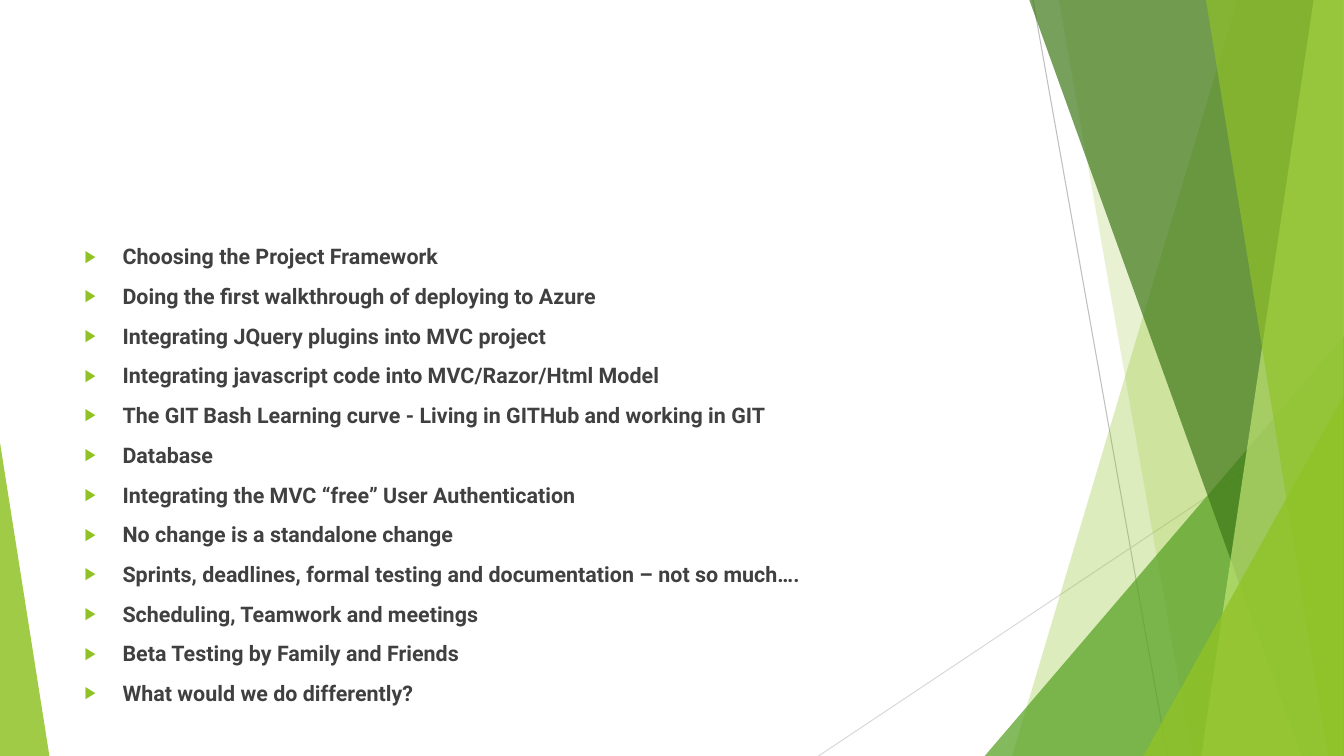
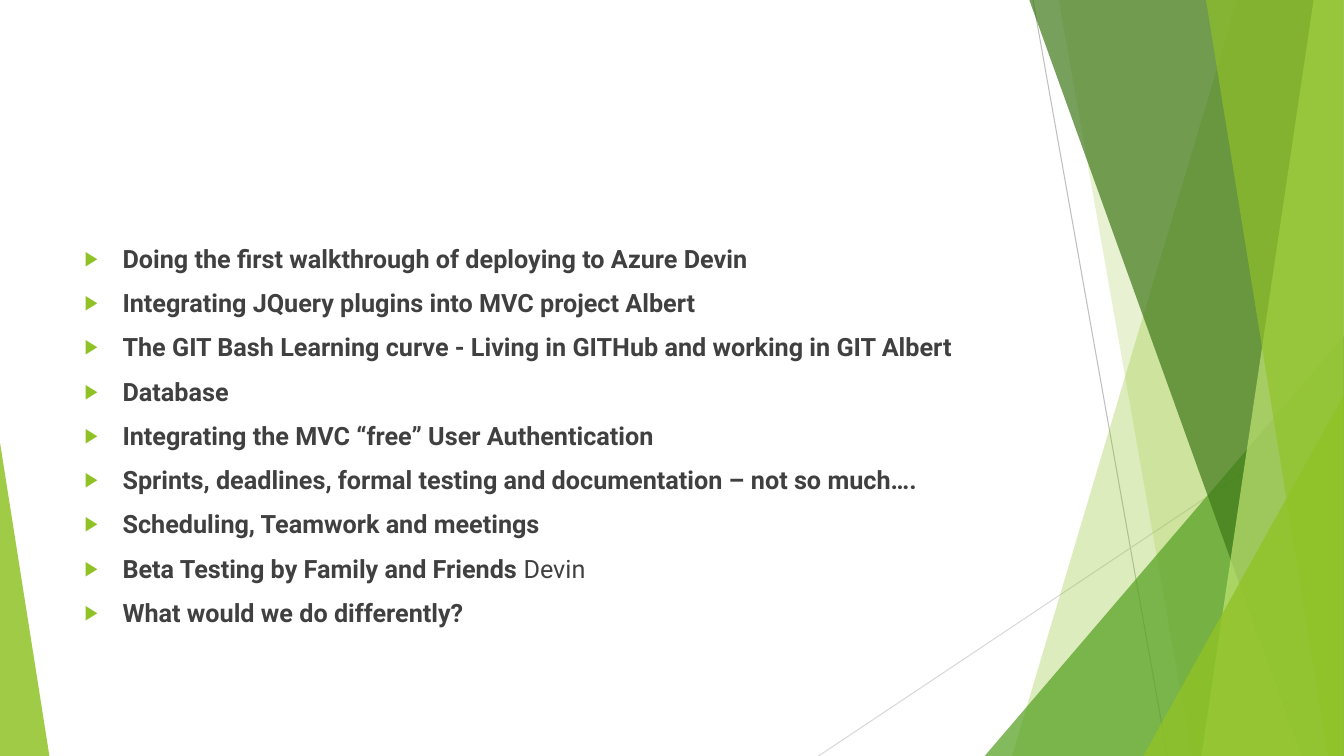
Before and after one commit to Project6/Planit, a slide deck: slide 11 of Final Project Documentation/CSC521.pptx. Drawn at 1344x756 pixels with LibreOffice and Linux fonts; fonts in the diff are those of the drawing. Boxes give left, top, right and bottom in pixels: in the first picture for what was removed or moved away, otherwise in the second. Text is boxed around its words. In the diff, an @@ line names an element or a change of style, - is before the commit and + after.

```diff
--- a/Final Project Documentation/CSC521.pptx
+++ b/Final Project Documentation/CSC521.pptx
@@ text at [123, 249, 952, 362]: text changed; size 15.3 to 18 pt @@
-▶ Choosing the Project Framework
-▶ Doing the first walkthrough of deploying to Azure
-▶ Integrating JQuery plugins into MVC project
-▶ Integrating javascript code into MVC/Razor/Html Model
-▶ The GIT Bash Learning curve - Living in GITHub and working in GIT
+▶ Doing the first walkthrough of deploying to Azure Devin
+▶ Integrating JQuery plugins into MVC project Albert
+▶ The GIT Bash Learning curve - Living in GITHub and working in GIT Albert
@@ text at [123, 382, 917, 628]: size 15.3 to 18 pt in "Database", "Integrating the MVC “free” User Authentication", "Sprints, deadlines, formal testing and documentation – ...", "Scheduling, Teamwork and meetings" and 1 more places @@
@@ text at [123, 526, 453, 547]: paragraph removed @@
-▶ No change is a standalone change
@@ text at [123, 559, 586, 584]: text changed; size 15.3 to 18 pt @@
-▶ Beta Testing by Family and Friends
+▶ Beta Testing by Family and Friends Devin
```
Also in this commit, not shown: 1 other slide changed, 2 slides added, 3 slides removed, 2 other files.
